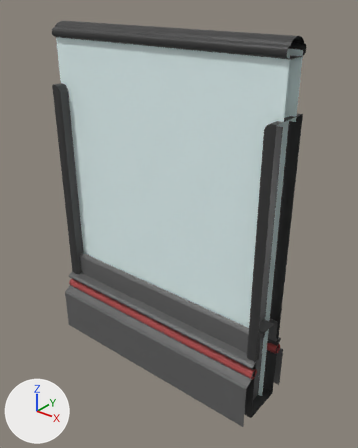
The FBX model Assets/Models/ModularParts/Decor/Barrier.fbx: old version first, new version second.
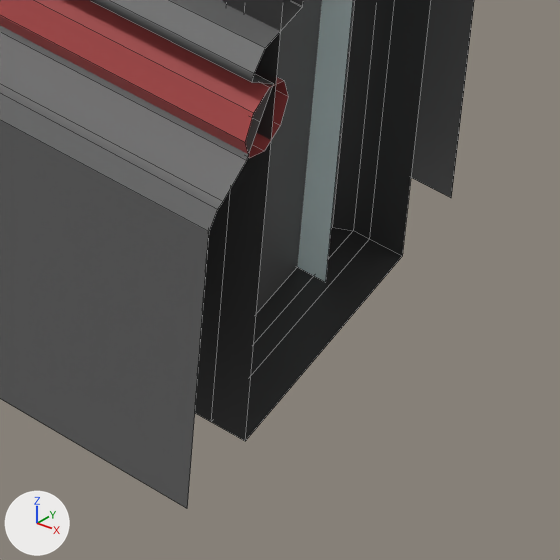
There are two pictures of each version: one whole from a 50 mm camera at (0.0346, -0.0403, 0.0451) aimed at (0.0017, 0.0008, 0.0196), one close up on the part from 61% to 82% of the width and 80% to 97% of the height. Lighting does not change. The marker at lower left points along +X, +Y and +Z. The close-ups show mesh edges as thin lines. Where no turn or scale is listed for an object, it has been applied to the vertices.

Names of what the first close-up shows: 'BaseTrim', 'Glass', 'GlowRod', 'SideBars'.
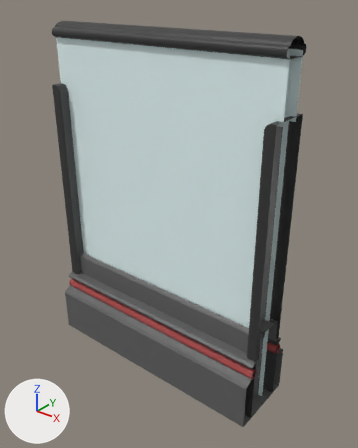
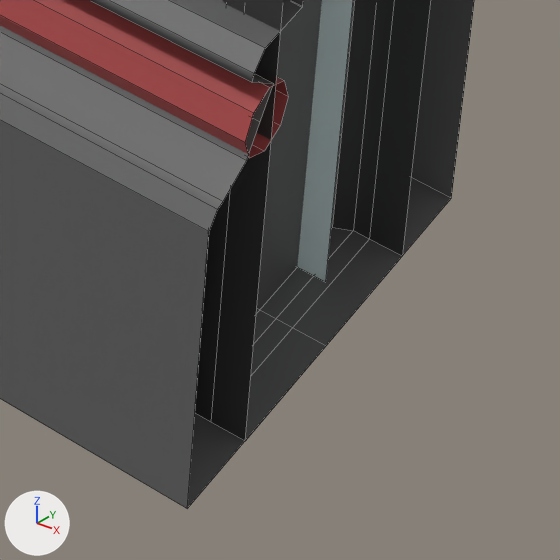
Where the newer file only moved an object's origin or applied its transform, the numbers keep the older frame.

Edits to the bpy script that builds the scene:
```text
Change me_mesh_005:
    where me_mesh_005.from_pydata(...)  # 44 vertices, 20 faces; spans x -0.015..0.015, y -0.0012..0.0072, z -0.0041..0.0041
    used by ob_basetrim; location = (0.0, -0.00303, 0.00415)
    verts and faces of me_mesh_005; kept vertices keep their numbers, new ones are numbered from 44
    before: 0 (0.015, -0.0012, -0.0041) at pixel (187, 508), 3 (-0.015, -0.0012, -0.0041), 22 (0.015, 0.0072, -0.0041) at pixel (451, 198), 25 (-0.015, 0.0072, -0.0041)
    me_mesh_005 part 1
    add verts[44] = (-0.015, 0.003, -0.0041)
    add verts[45] = (0.015, 0.003, -0.0041)  # pixel (326, 345)
    add verts[46] = (-0.015, 0.003, -0.0041)
    add verts[47] = (0.015, 0.003, -0.0041)  # pixel (326, 345)
    add faces += [(0, 3, 44, 45), (22, 47, 46, 25)]
```

Boxes (x1, y1, x2, y2) around the edits, measured in the close-ups (560 x 560 px):
'BaseTrim', reshaped
    before: (0, 0, 474, 508)
    after: (0, 0, 474, 509)
part 1 of me_mesh_005, added (black)
    after: (187, 178, 451, 509)
